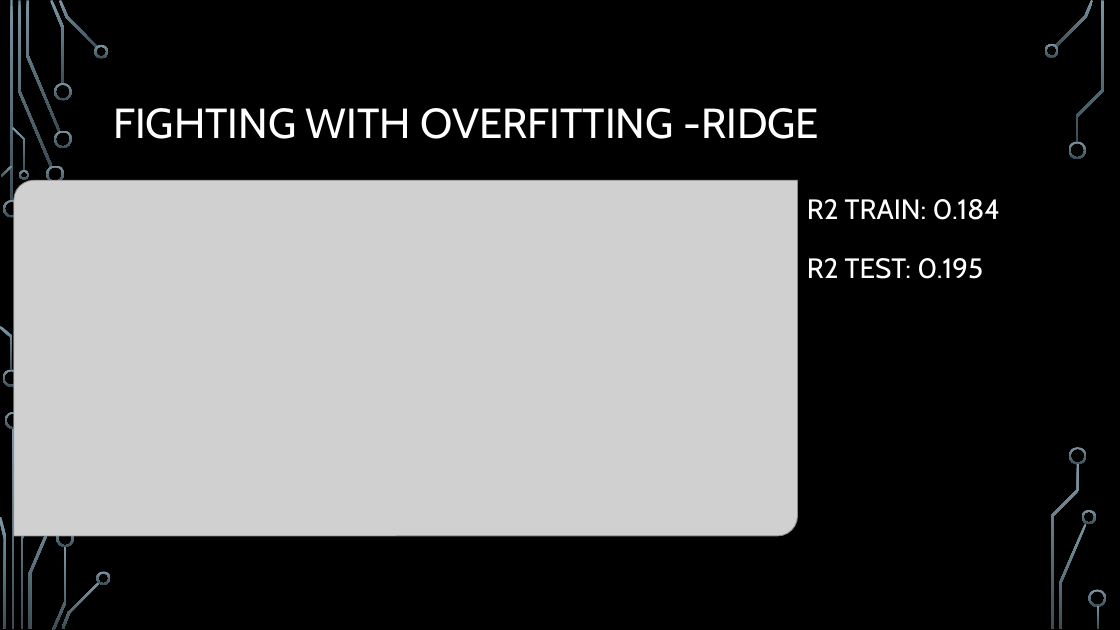
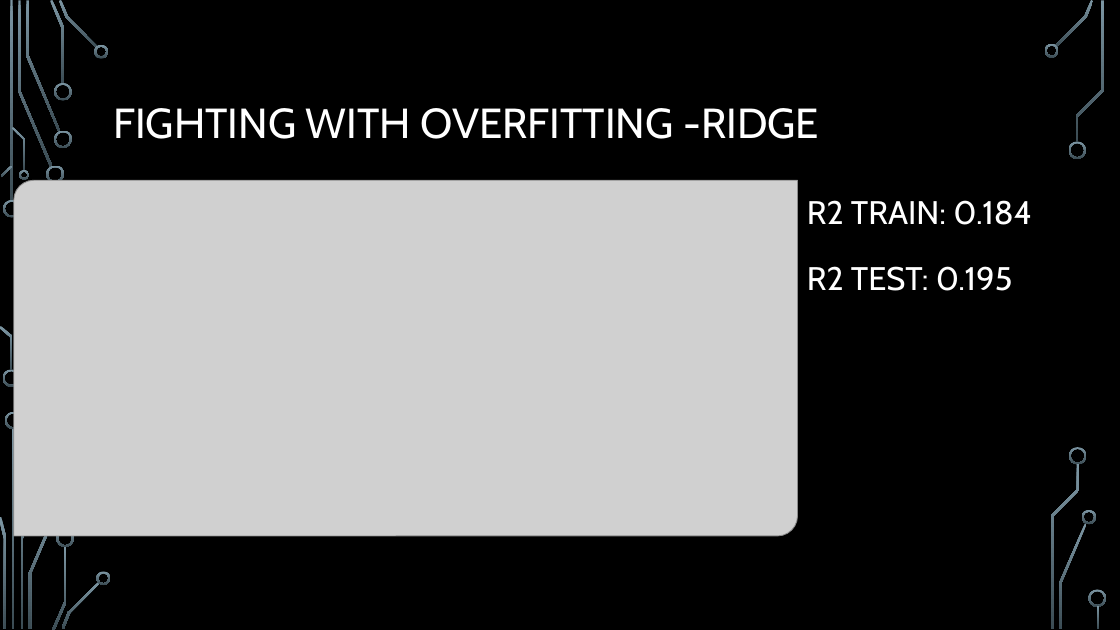
Before and after one commit to bugraefendi/ML-Grades, a slide deck: slide 13 of UpdateMachine Learning I Short Project.pptx. Drawn at 1120x630 pixels with LibreOffice and Linux fonts; fonts in the diff are those of the drawing; grey boxes stand for pictures; background and template pictures are left out. Boxes give left, top, right and bottom in pixels: in the first picture for what was removed or moved away, otherwise in the second. Text is boxed around its words. In the diff, an @@ line names an element or a change of style, - is before the commit and + after.

```diff
--- a/UpdateMachine Learning I Short Project.pptx
+++ b/UpdateMachine Learning I Short Project.pptx
@@ text "R2 TRAIN: 0.184" at [807, 200, 1032, 291]: size 24 to 28 pt @@
```
Also in this commit, not shown: 8 other slides changed, 6 slides added, 5 slides removed, 1 other file.
